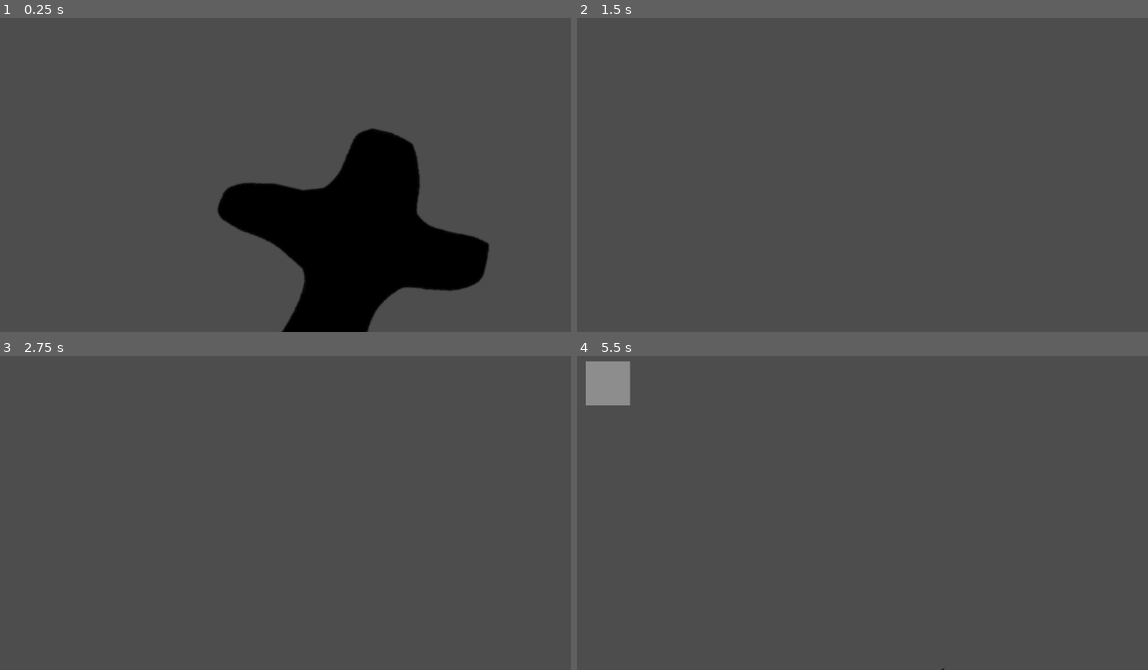
Above: before the commit, frames 1-4 (two rows, left to right).
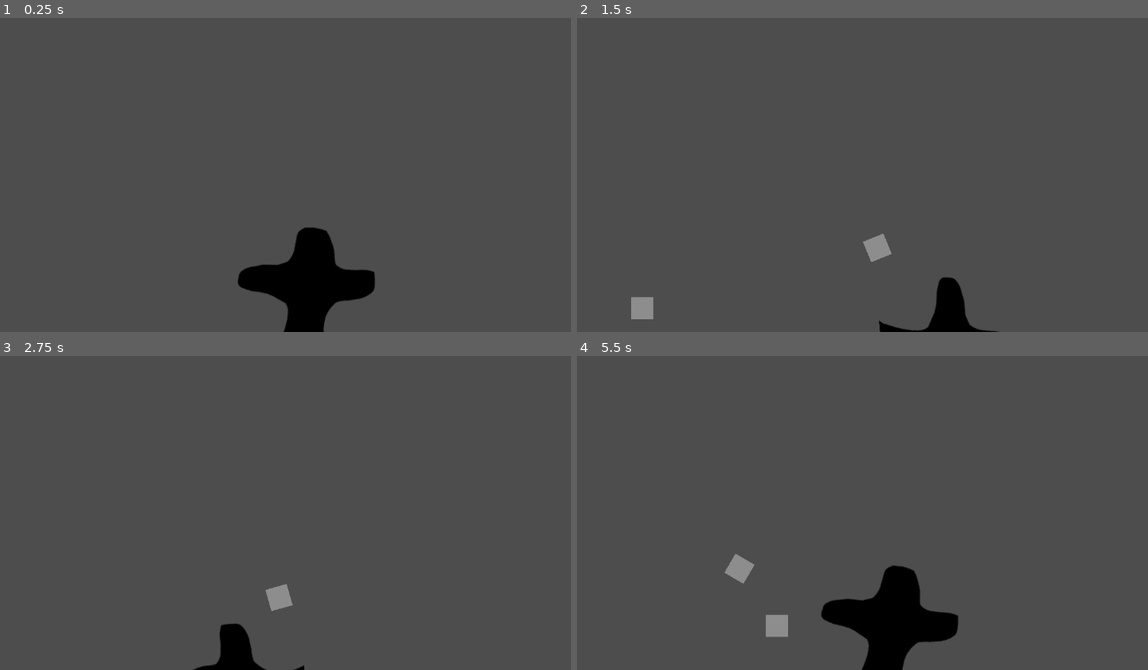
Above: after the commit, the same moments.

Repository: CWmain/tightRope
Game: Godot game, scene res://scenes/main.tscn
Same seed, same stepped clock (60 frames per second), same inputs: the game is played once before the commit and once after it.
Inputs:
- Up to frame 1 (0.25 s): no input
- Up to frame 2 (1.5 s): hold D (Right) 0.53-1.28 s; tap E (SpawnRock) at 0.6, 1.35 s; hold A (Left) from 1.28 s (still down)
- Up to frame 3 (2.75 s): release A (Left) at 2.03 s; hold D (Right) from 2.03 s (still down); tap E (SpawnRock) at 2.1 s
- Up to frame 4 (5.5 s): tap E (SpawnRock) every 0.75 s from 2.85 to 5.1 s; release D (Right) at 3.53 s; hold A (Left) from 3.53 s (still down)

The runs differ from the first frame. In frame 1, 14% of the frame differs, in the area x 38-86%, y 35-100%; in frame 2, 1.6%; in frame 3, 1.2%; in frame 4, 5.5%.

Commit message:
Added a bonus force based on how long you have held a direction, this feels alot nicer to control. Also made the rock spawner in charge of the initial velocity / speed, that however may be changed

Diff:
--- a/objects/rock/rock.tscn
+++ b/objects/rock/rock.tscn
@@ -6,7 +6,6 @@
 size = Vector2(40, 40)
 
 [node name="Rock" type="RigidBody2D"]
-linear_velocity = Vector2(800, -900)
 script = ExtResource("1_2qg7m")
 
 [node name="CollisionShape2D" type="CollisionShape2D" parent="."]
--- a/objects/rockSpawner/rock_spawner.gd
+++ b/objects/rockSpawner/rock_spawner.gd
@@ -4,4 +4,6 @@
 
 func _physics_process(delta: float) -> void:
 	if Input.is_action_just_pressed("SpawnRock"):
-		add_child(rock.instantiate())
+		var newRock: RigidBody2D = rock.instantiate()
+		newRock.linear_velocity = Vector2(1000, -400)
+		add_child(newRock)
--- a/objects/walker/walker.gd
+++ b/objects/walker/walker.gd
@@ -3,6 +3,8 @@
 @export var torqueForce: float = 10000
 
 @onready var rigid_body_2d: RigidBody2D = $RigidBody2D
+
+var bonusForce: float = 0
 
 signal fallen
 
@@ -14,7 +16,12 @@
 
 	rigid_body_2d.apply_torque(1000)
 	if Input.is_action_pressed("Left"):
-		rigid_body_2d.apply_torque_impulse(-torqueForce)
+		rigid_body_2d.apply_torque_impulse(-(torqueForce+bonusForce))
+		bonusForce += 100
 
 	if Input.is_action_pressed("Right"):
-		rigid_body_2d.apply_torque_impulse(torqueForce)
+		rigid_body_2d.apply_torque_impulse(torqueForce+bonusForce)
+		bonusForce += 100
+
+	if Input.is_action_just_released("Left") or Input.is_action_just_released("Right"):
+		bonusForce = 0
--- a/scenes/main.tscn
+++ b/scenes/main.tscn
@@ -18,4 +18,5 @@
 
 [node name="Camera2D" type="Camera2D" parent="."]
 position = Vector2(550, 486)
+enabled = false
 zoom = Vector2(2, 2)
